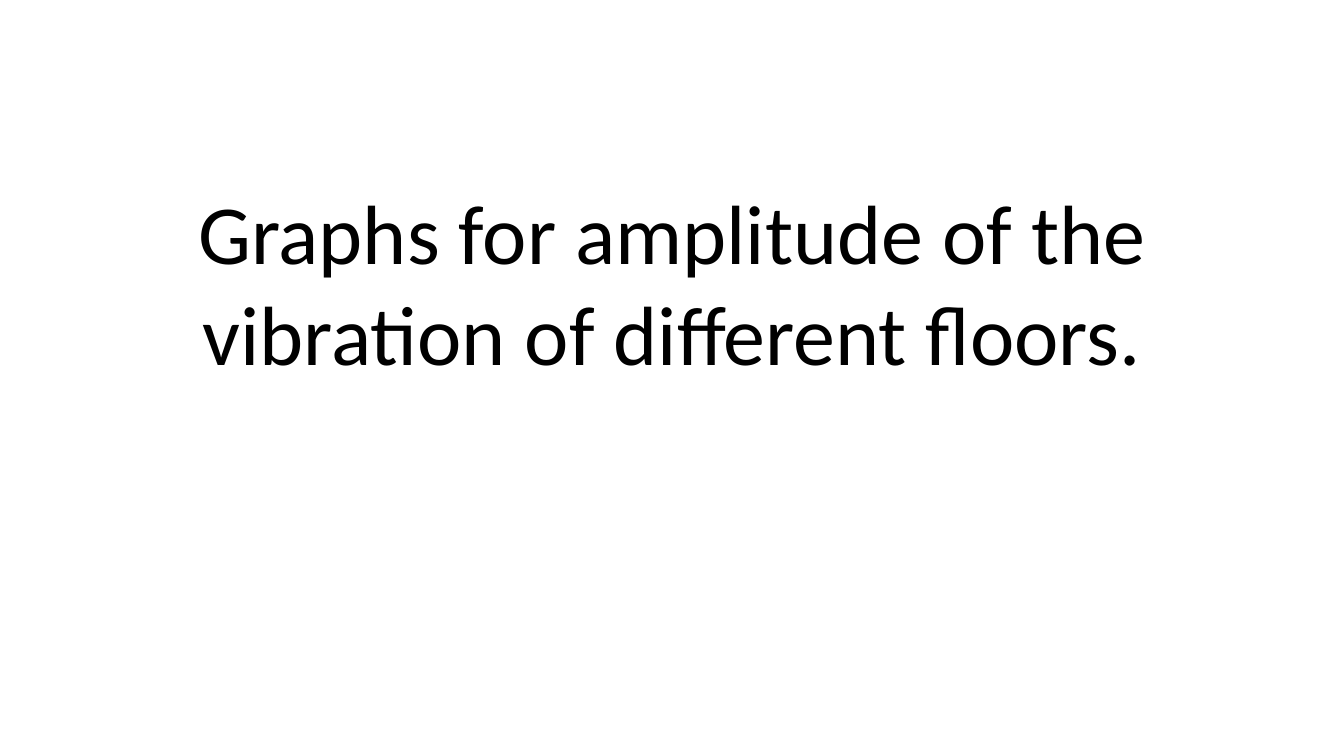
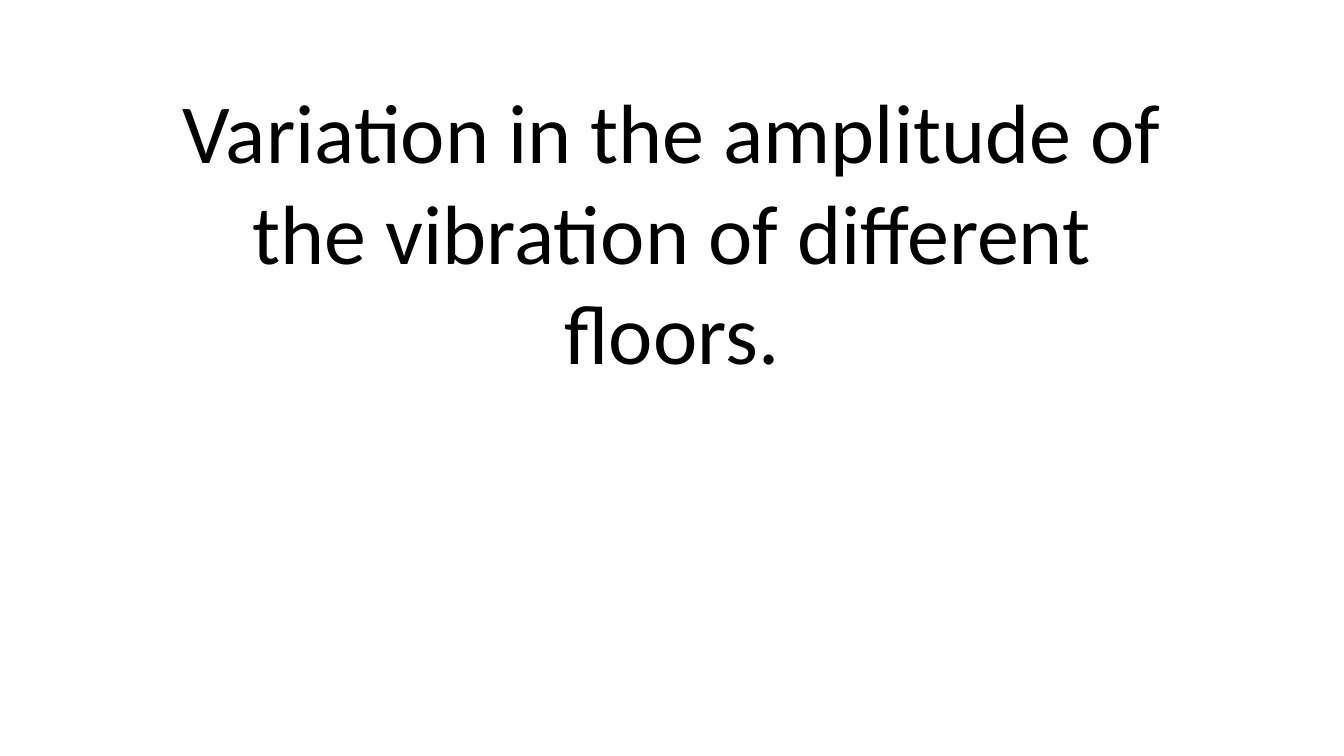
Before and after one commit to harrysarson/building-vibrations, a slide deck: slide 23 of Presentation.pptx (slide 22 before the commit). Drawn at 1344x756 pixels with LibreOffice and Linux fonts; fonts in the diff are those of the drawing. Boxes give left, top, right and bottom in pixels: in the first picture for what was removed or moved away, otherwise in the second. Text is boxed around its words. In the diff, an @@ line names an element or a change of style, - is before the commit and + after.

Commit message:
presentation updated

```diff
--- a/Presentation.pptx
+++ b/Presentation.pptx
@@ text at [183, 104, 1160, 365]: text changed @@
-Graphs for amplitude of the vibration of different floors.
+Variation in the amplitude of the vibration of different floors.
```
Also in this commit, not shown: 4 slides added, 4 slides removed.
